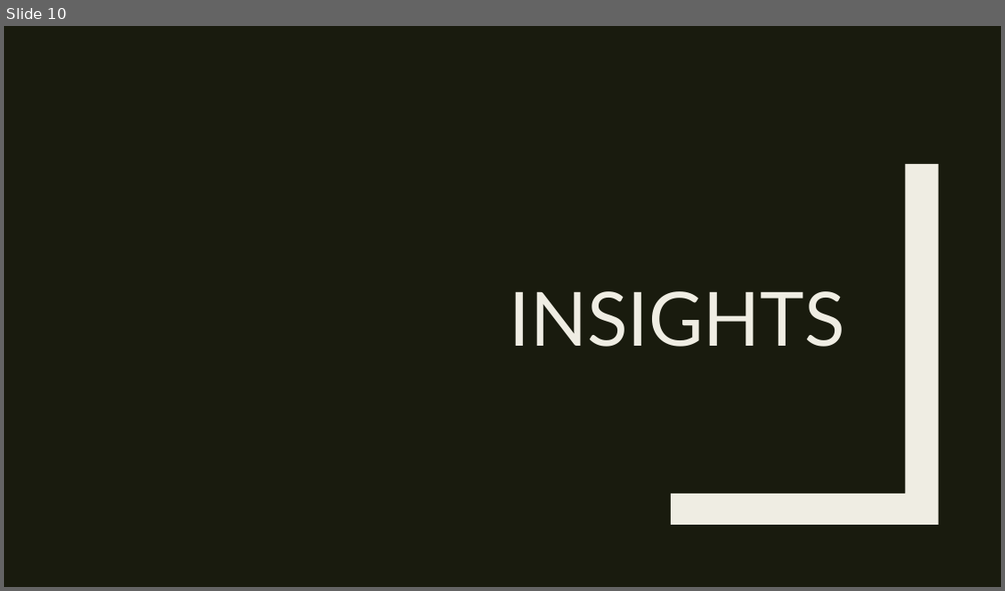
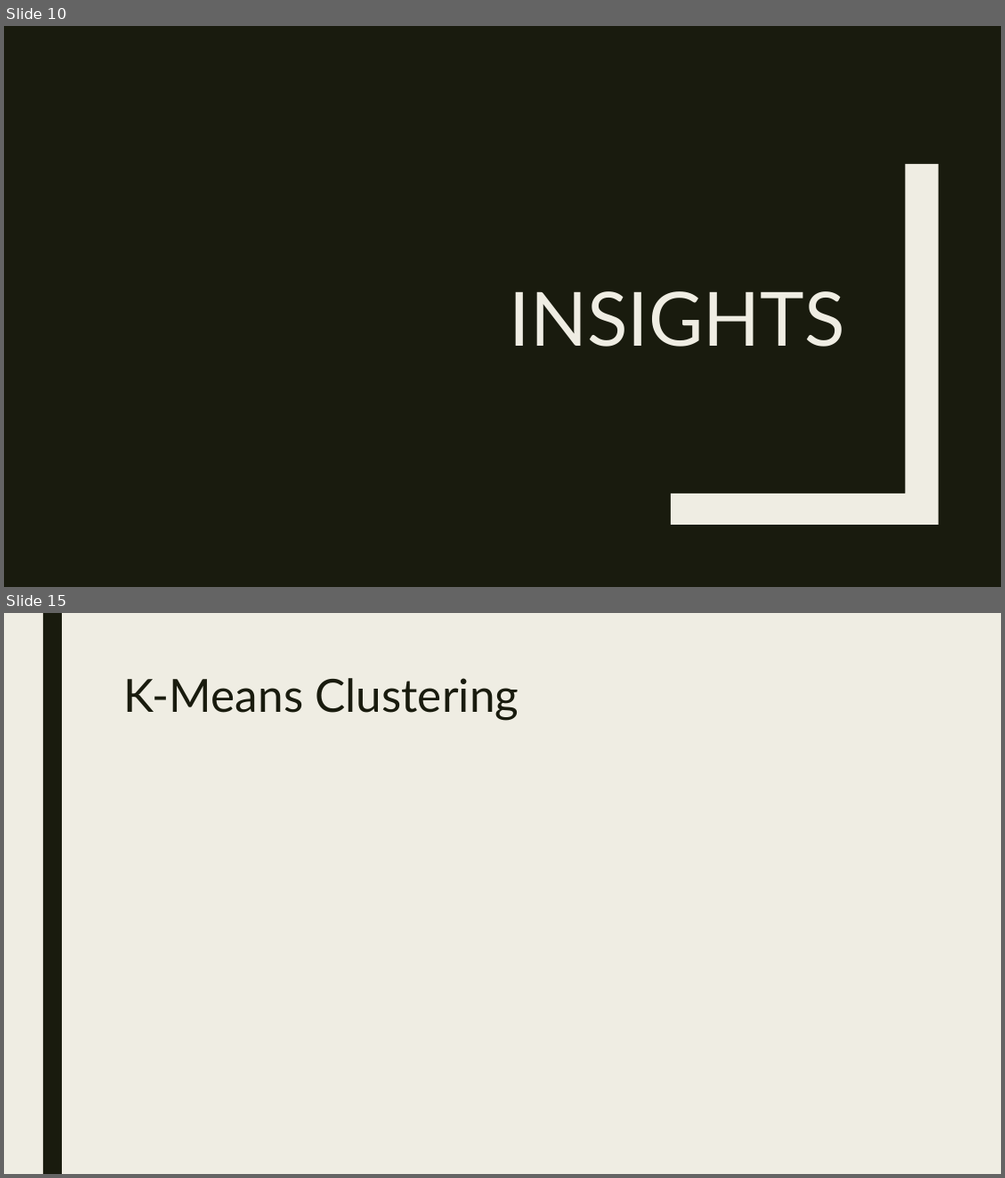
Before and after one commit to Preetikasri/UFO-Sightings-Analysis, a slide deck: ufo_presentation_v1.pptx. Shown one above the other, each under a label of ours: slide 10 before the commit, slides 10 and 15 after it; the slides between them are not shown. The pictures are 1005x591 and 1005x1178 pixels, drawn with LibreOffice and Linux fonts; fonts in the diff are those of the drawing. Boxes give left, top, right and bottom in pixels: in the first picture for what was removed or moved away, otherwise in the second. Text is boxed around its words. In the diff, an @@ line names an element or a change of style, - is before the commit and + after.

```diff
--- a/ufo_presentation_v1.pptx
+++ b/ufo_presentation_v1.pptx
@@ slide 15 added at (4, 613, 1001, 1174), background #EFEDE3 @@
@@ rectangle added at (43, 613, 62, 1174), fill #191B0E @@
@@ title added at (123, 678, 519, 720), 44 pt, text #191B0E @@
+K-Means Clustering
```
Also in this commit, not shown: 9 slides changed, 2 other slides added.
